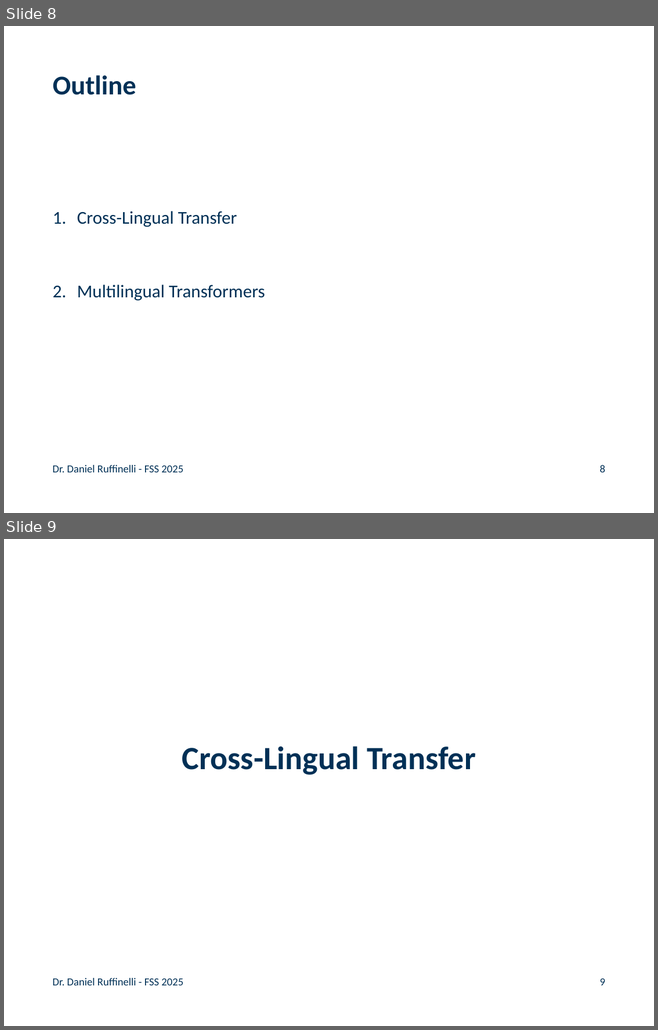
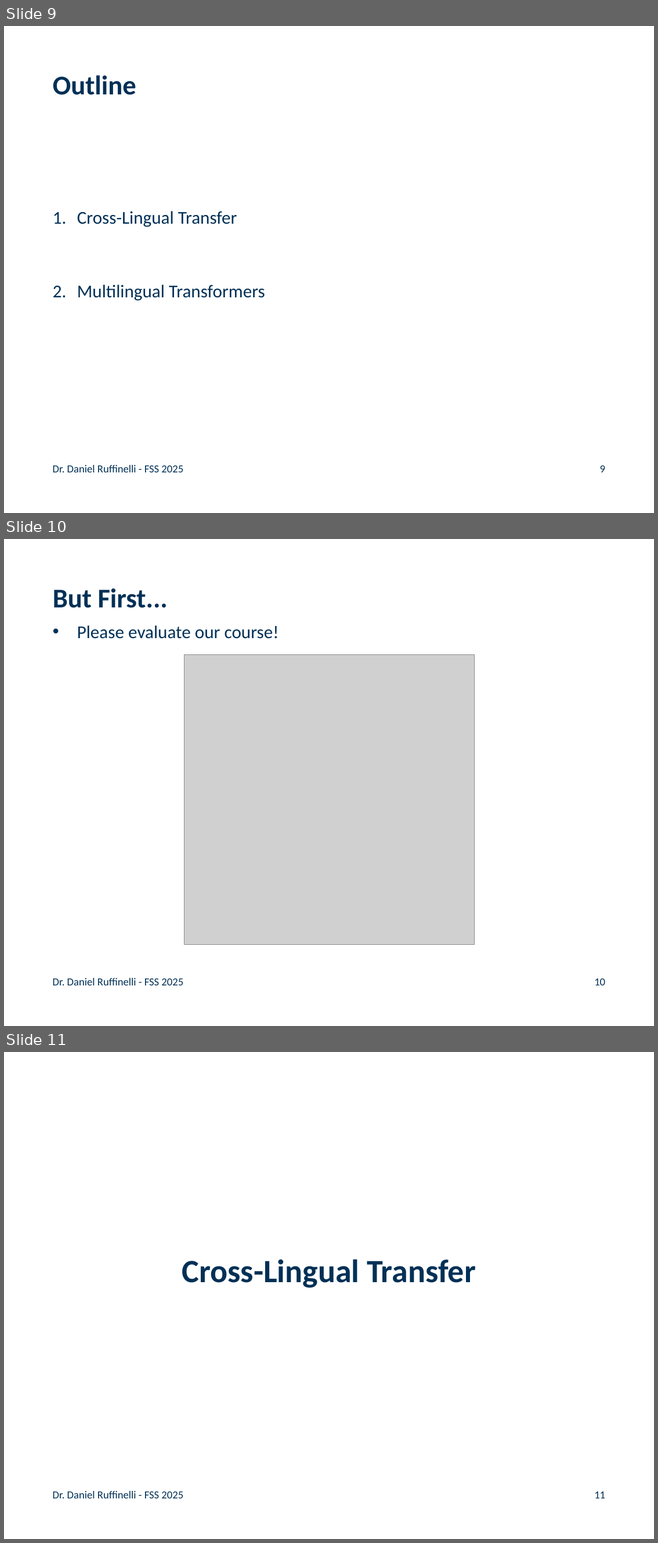
Before and after one commit to rufex2001/teaching_llms, a slide deck: lectures/09_multilingual_nlp/09_multilingual_nlp.pptx. Shown one above the other, each under a label of ours: slides 8 and 9 before the commit, slides 9, 10 and 11 after it. The pictures are 658x1030 and 658x1543 pixels, drawn with LibreOffice and Linux fonts; fonts in the diff are those of the drawing; grey boxes stand for pictures; background and template pictures are left out. Boxes give left, top, right and bottom in pixels: in the first picture for what was removed or moved away, otherwise in the second. Text is boxed around its words. In the diff, an @@ line names an element or a change of style, - is before the commit and + after.

```diff
--- a/lectures/09_multilingual_nlp/09_multilingual_nlp.pptx
+++ b/lectures/09_multilingual_nlp/09_multilingual_nlp.pptx
@@ slide 10 added at <box>4,539,654,1026</box>, background #FFFFFF @@
@@ title added at <box>53,588,168,608</box>, 30 pt, text #003056, bold @@
+But First...
@@ text added at <box>77,625,279,639</box>, 20 pt, text #003056 @@
+• Please evaluate our course!
@@ picture added at <box>184,654,474,945</box> @@
@@ text added at <box>53,978,183,986</box>, 12 pt, text #003056 @@
+Dr. Daniel Ruffinelli - FSS 2025
@@ page number added at <box>594,979,605,986</box>, 12 pt, text #003056 @@
+10
@@ what was slide 8 is now slide 9 @@
@@ page number at <box>600,466,605,473</box>: text changed @@
-8
+9
@@ what was slide 9 is now slide 11 @@
@@ page number at <box>594,1492,605,1499</box>: text changed @@
-9
+11
```
Also in this commit, not shown: 11 slides changed, 3 other slides added, 13 other files.
